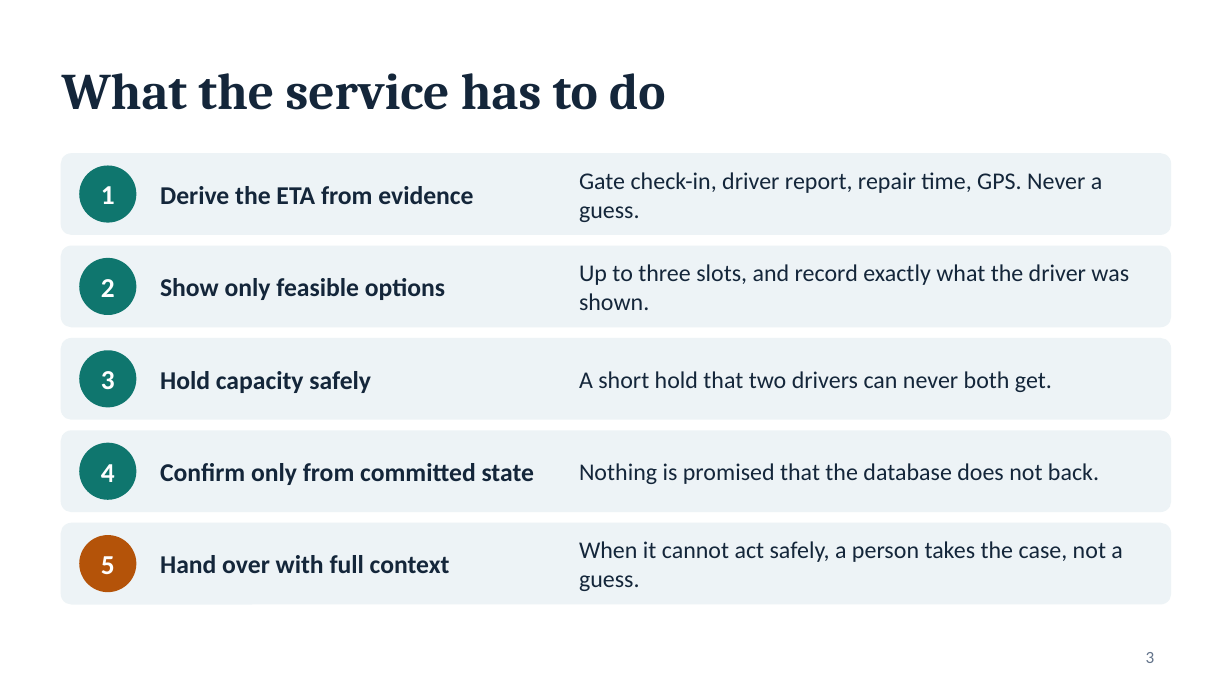
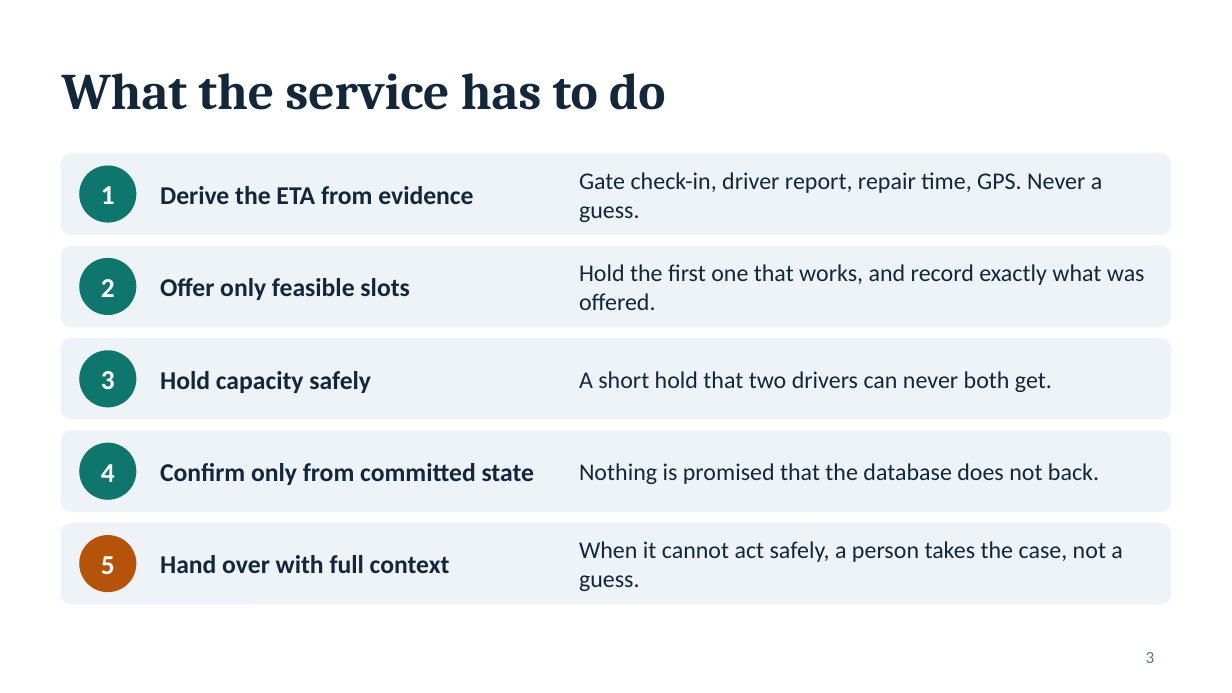
Before and after one commit to vijay-inner-compass/SetuHaul_Rescheduling_Service, a slide deck: slide 3 of docs/SetuHaul-demo.pptx. Drawn at 1232x693 pixels with LibreOffice and Linux fonts; fonts in the diff are those of the drawing. Boxes give left, top, right and bottom in pixels: in the first picture for what was removed or moved away, otherwise in the second. Text is boxed around its words. In the diff, an @@ line names an element or a change of style, - is before the commit and + after.

```diff
--- a/docs/SetuHaul-demo.pptx
+++ b/docs/SetuHaul-demo.pptx
@@ text at (x1=579, y1=264, x2=1145, y2=310): text changed @@
-Up to three slots, and record exactly what the driver was shown.
+Hold the first one that works, and record exactly what was offered.
@@ text at (x1=160, y1=278, x2=409, y2=300): text changed @@
-Show only feasible options
+Offer only feasible slots
```
Also in this commit, not shown: 11 other slides changed, 2 slides added, 1 other file.
